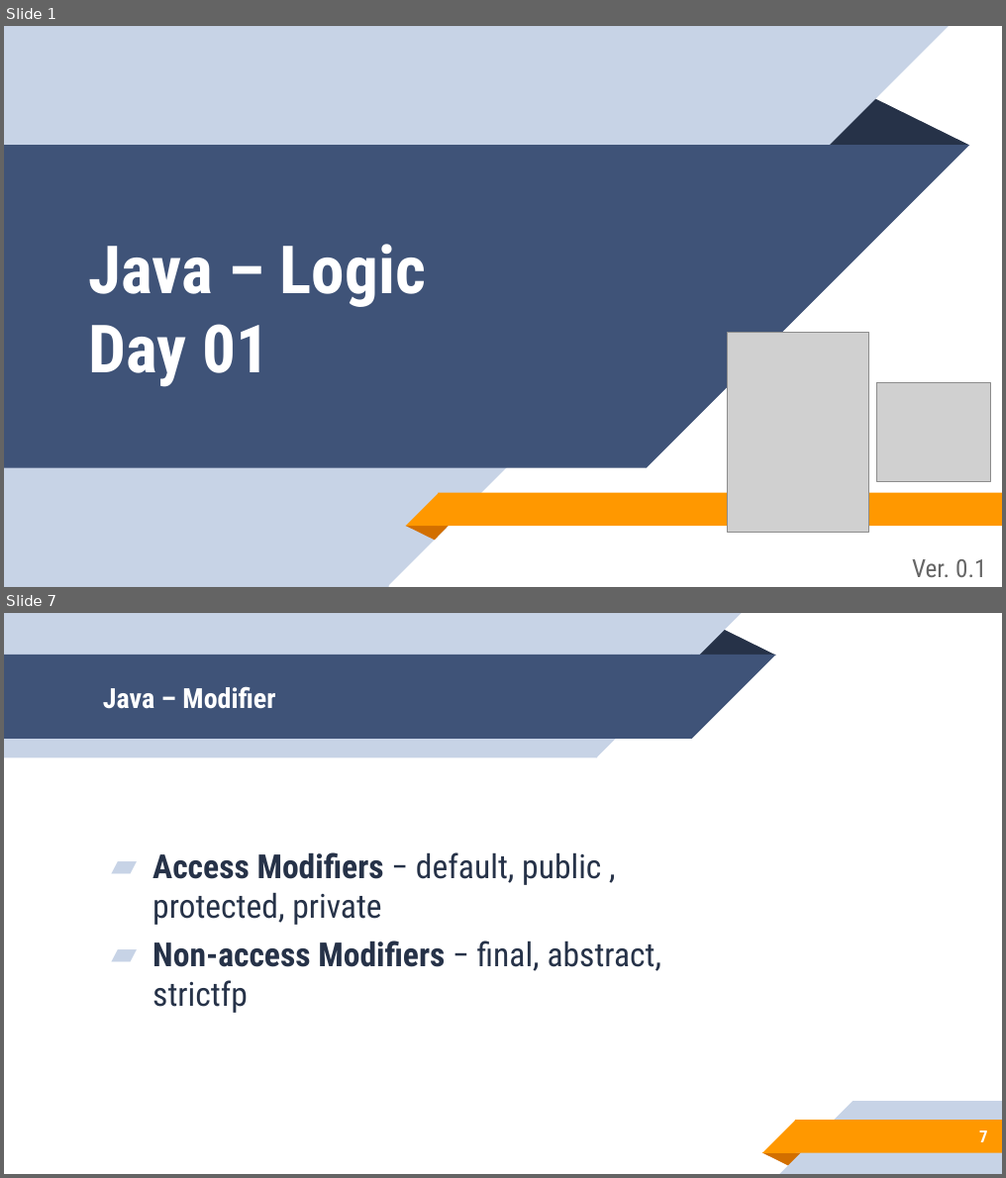
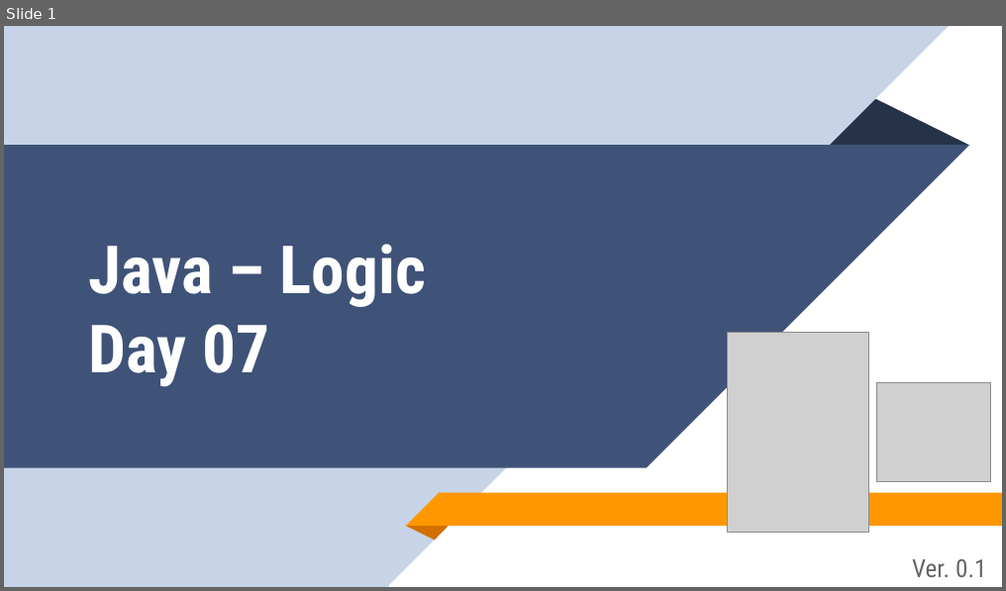
Before and after one commit to aronipurwanto/materi-xa, a slide deck: java/java-logic/Slide-Java-Logic-07.pptx. Shown one above the other, each under a label of ours: slides 1 and 7 before the commit, slide 1 after it; the slides between them are not shown. The pictures are 1006x1178 and 1006x591 pixels, drawn with LibreOffice and Linux fonts; fonts in the diff are those of the drawing; grey boxes stand for pictures. Boxes give left, top, right and bottom in pixels: in the first picture for what was removed or moved away, otherwise in the second. Text is boxed around its words. In the diff, an @@ line names an element or a change of style, - is before the commit and + after.

Commit message:
update logic 6

```diff
--- a/java/java-logic/Slide-Java-Logic-07.pptx
+++ b/java/java-logic/Slide-Java-Logic-07.pptx
@@ slide 7 removed at (4,613,1002,1174), background #FFFFFF @@
@@ group removed at (4,613,775,758): 2 rectangles, 2 right triangles, 1 triangle @@
@@ title removed at (103,686,275,709) @@
-Java – Modifier
@@ text removed at (152,853,662,1013) @@
-▰ Access Modifiers − default, public , protected, private
-▰ Non-access Modifiers − final, abstract, strictfp
@@ group removed at (762,1101,1002,1173): 2 rectangles, 2 right triangles, 1 triangle @@
@@ page number removed at (979,1131,987,1143) @@
-7
@@ slide 1 changed as well @@
@@ title at (89,244,426,387): text changed @@
-Java – Logic
-Day 01
+Java – Logic
+Day 07
```
Also in this commit, not shown: 12 other slides changed, 40 slides added, 20 other slides removed, 41 other files.
